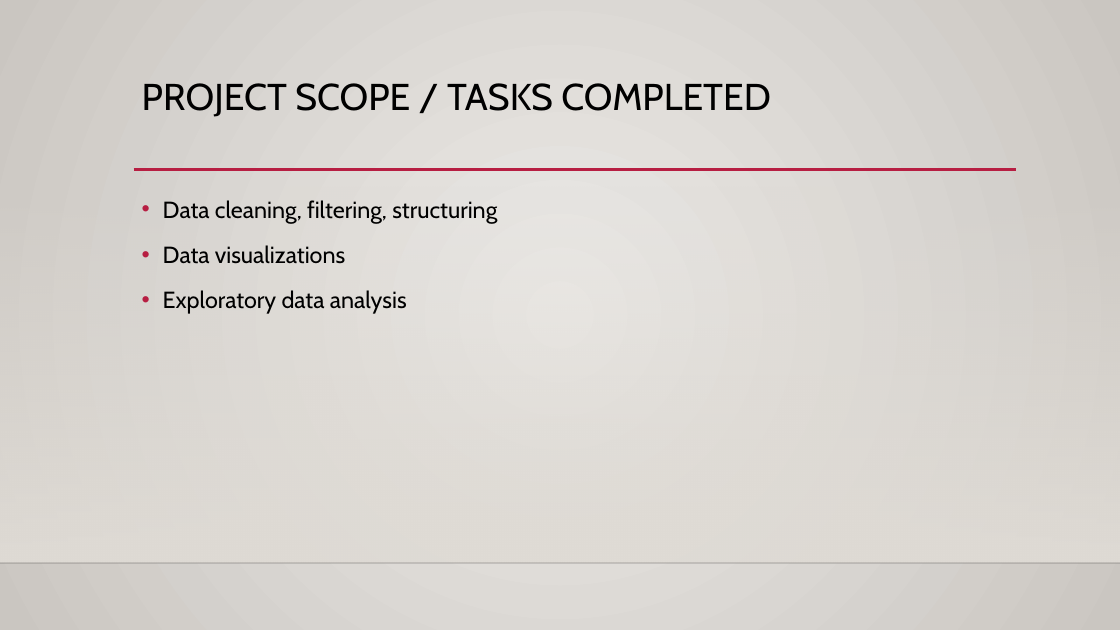
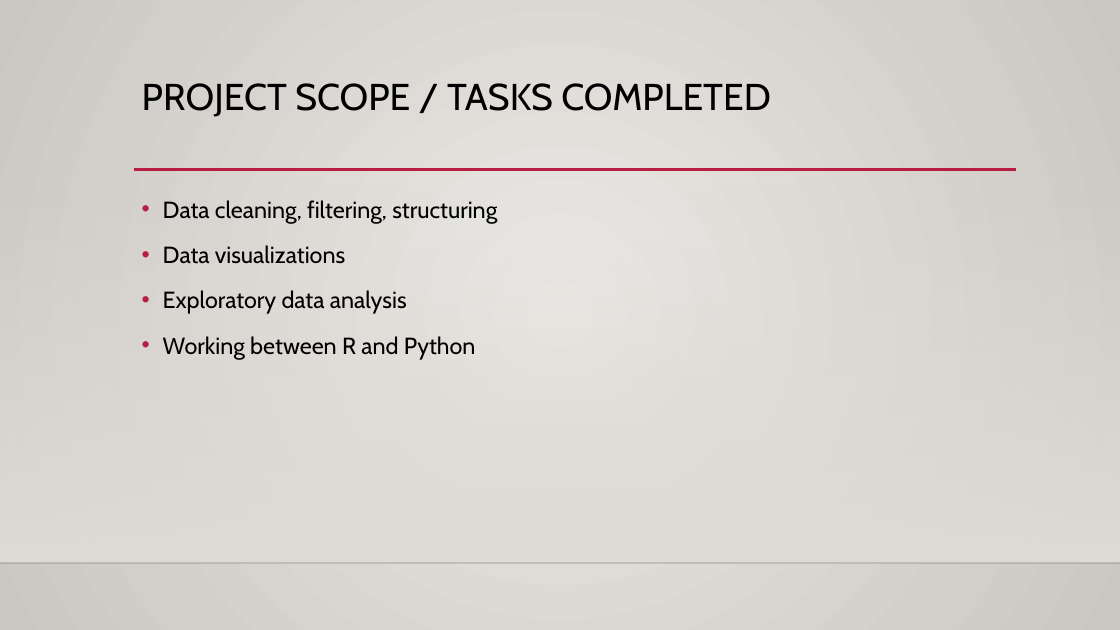
Before and after one commit to tcsimm/pharmacy-drug-utilization, a slide deck: slide 3 of analysis_presentation.pptx. Drawn at 1120x630 pixels with LibreOffice and Linux fonts; fonts in the diff are those of the drawing; background and template pictures are left out. Boxes give left, top, right and bottom in pixels: in the first picture for what was removed or moved away, otherwise in the second. Text is boxed around its words. In the diff, an @@ line names an element or a change of style, - is before the commit and + after.

Commit message:
presentation updates

```diff
--- a/analysis_presentation.pptx
+++ b/analysis_presentation.pptx
@@ text at bbox=[163, 336, 476, 360]: paragraph added @@
+• Working between R and Python
```
